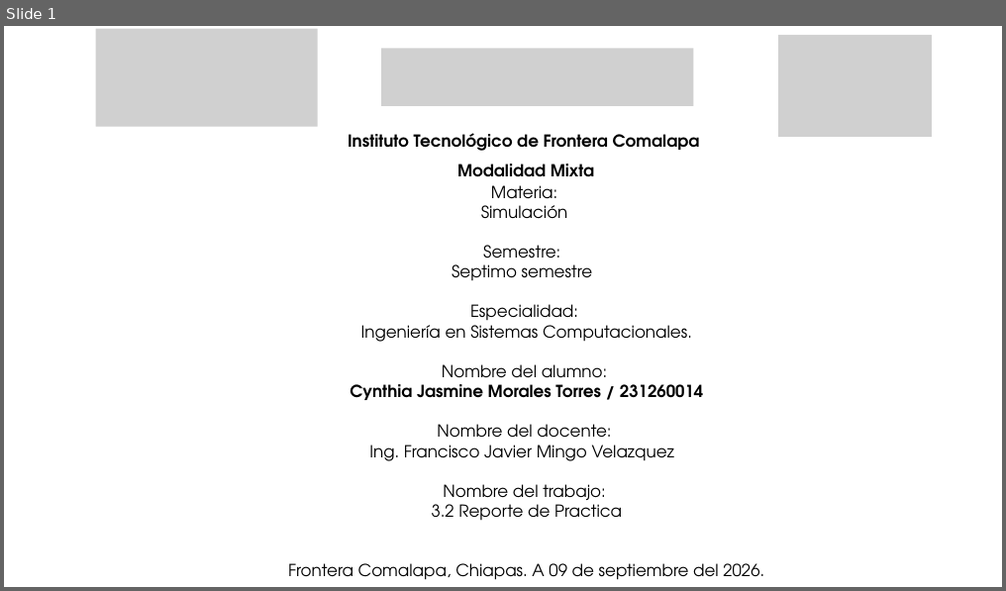
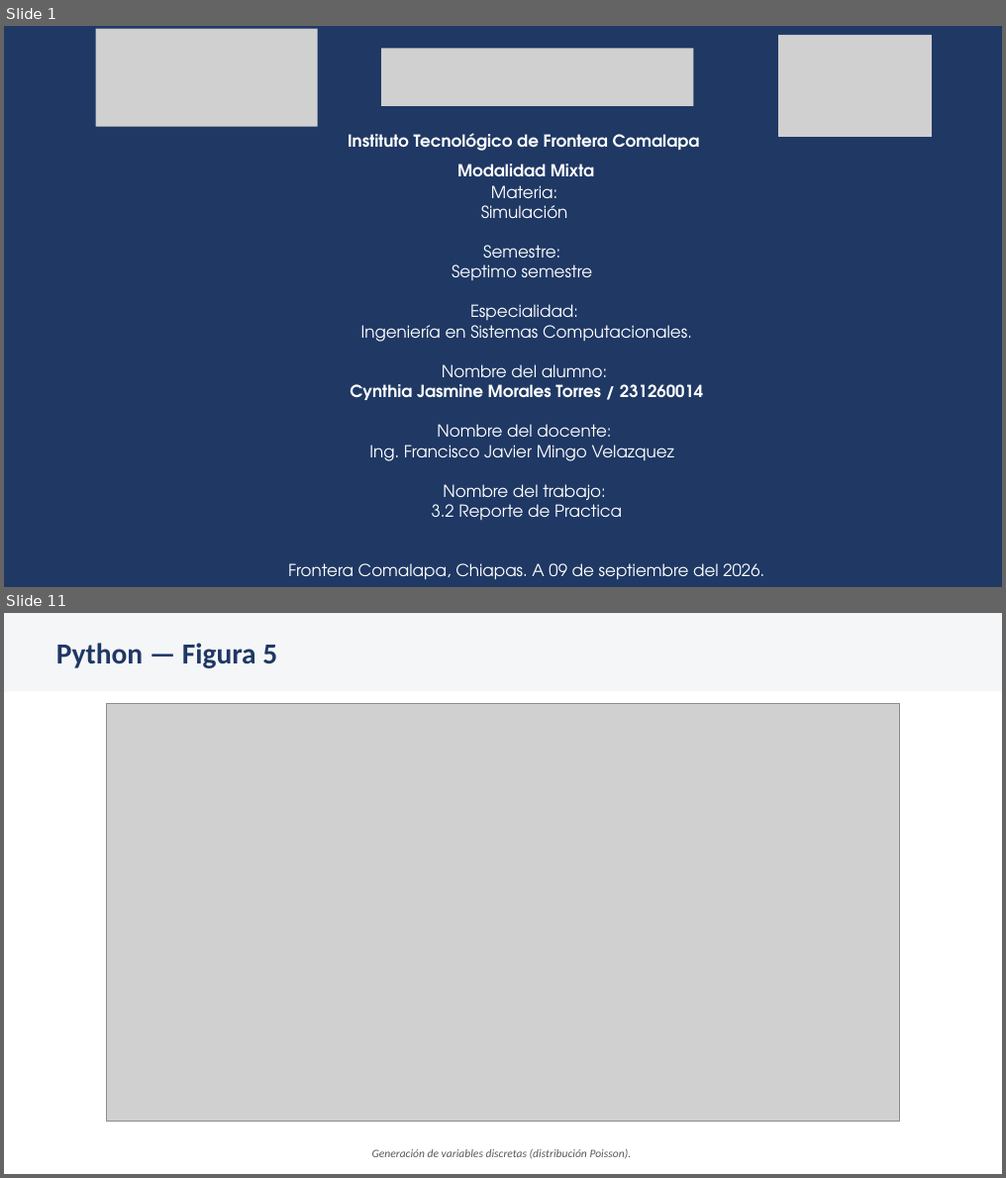
Before and after one commit to Cynthia21Morales/SIMULACION_CynthiaJasmineMT, a slide deck: SIM-Tema-3/Actividad 3.2 Reporte de Practica_CynthiaMorales_SIM_7ISCM.pptx. Shown one above the other, each under a label of ours: slide 1 before the commit, slides 1 and 11 after it; the slides between them are not shown. The pictures are 1006x591 and 1006x1178 pixels, drawn with LibreOffice and Linux fonts; fonts in the diff are those of the drawing; grey boxes stand for pictures. Boxes give left, top, right and bottom in pixels: in the first picture for what was removed or moved away, otherwise in the second. Text is boxed around its words. In the diff, an @@ line names an element or a change of style, - is before the commit and + after.

```diff
--- a/SIM-Tema-3/Actividad 3.2 Reporte de Practica_CynthiaMorales_SIM_7ISCM.pptx
+++ b/SIM-Tema-3/Actividad 3.2 Reporte de Practica_CynthiaMorales_SIM_7ISCM.pptx
@@ slide 11 added at (4,613,1002,1174), background #FFFFFF @@
@@ rectangle added at (4,613,1002,691), fill #F5F6F8 @@
@@ text added at (56,643,277,668), 28 pt, text #1F3864, bold @@
+Python — Figura 5
@@ picture added at (106,703,899,1122) @@
@@ text added at (372,1150,632,1159), 11 pt, text #595959, italic @@
+Generación de variables discretas (distribución Poisson).
@@ slide 1 changed as well @@
@@ background #FFFFFF to #1F3864 @@
@@ text "Instituto Tecnológico de Frontera Comalapa" at (348,133,700,176): text colour #000000 to #FFFFFF @@
@@ text "Materia:" at (288,185,764,580): text colour #000000 to #FFFFFF @@
```
Also in this commit, not shown: 18 other slides added, 20 slides removed, 1 other file.
